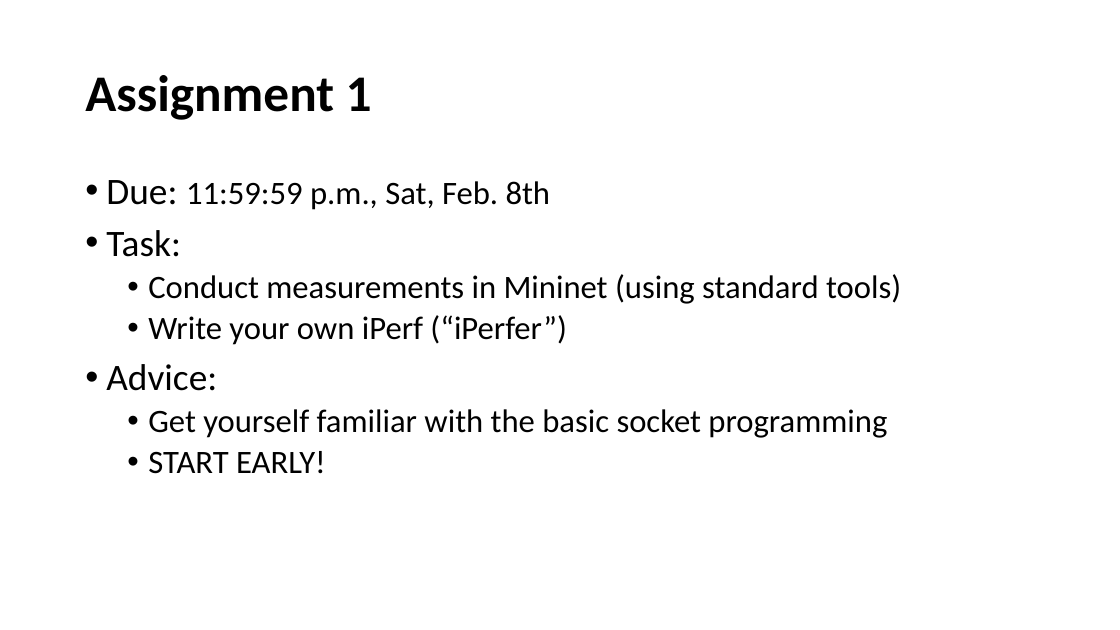
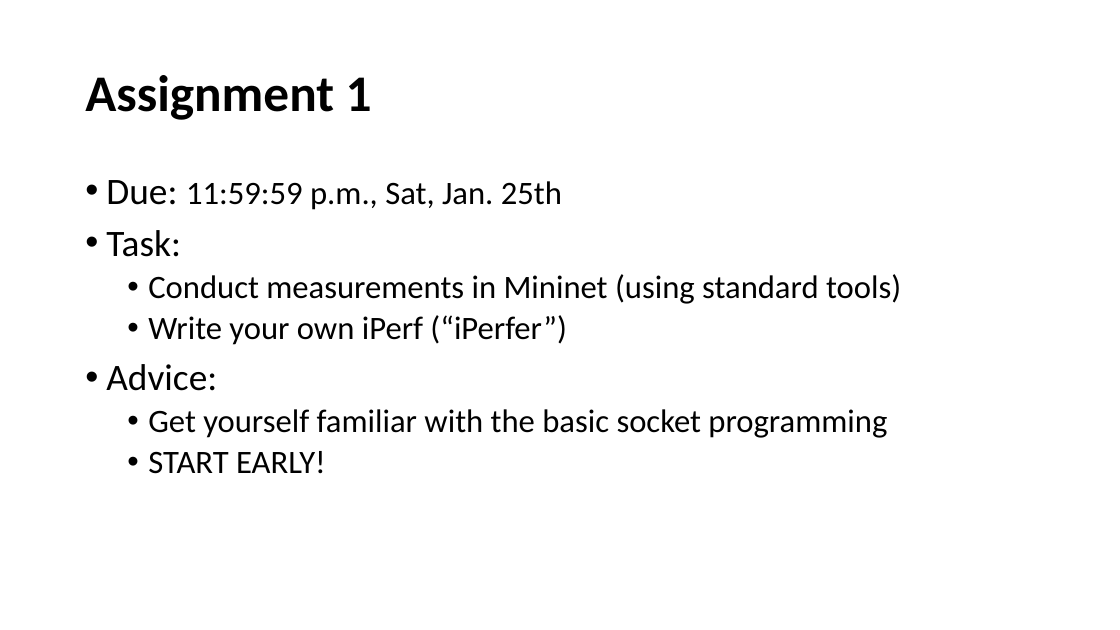
Before and after one commit to henryhxu/CSCI4430-ESTR4120, a slide deck: slide 4 of tutorial/T01/tut01.pptx. Drawn at 1120x630 pixels with LibreOffice and Linux fonts; fonts in the diff are those of the drawing. Boxes give left, top, right and bottom in pixels: in the first picture for what was removed or moved away, otherwise in the second. Text is boxed around its words. In the diff, an @@ line names an element or a change of style, - is before the commit and + after.

```diff
--- a/tutorial/T01/tut01.pptx
+++ b/tutorial/T01/tut01.pptx
@@ text at bbox=[106, 180, 562, 210]: text changed @@
-• Due: 11:59:59 p.m., Sat, Feb. 8th
+• Due: 11:59:59 p.m., Sat, Jan. 25th
```
Also in this commit, not shown: 1 other slide changed.
